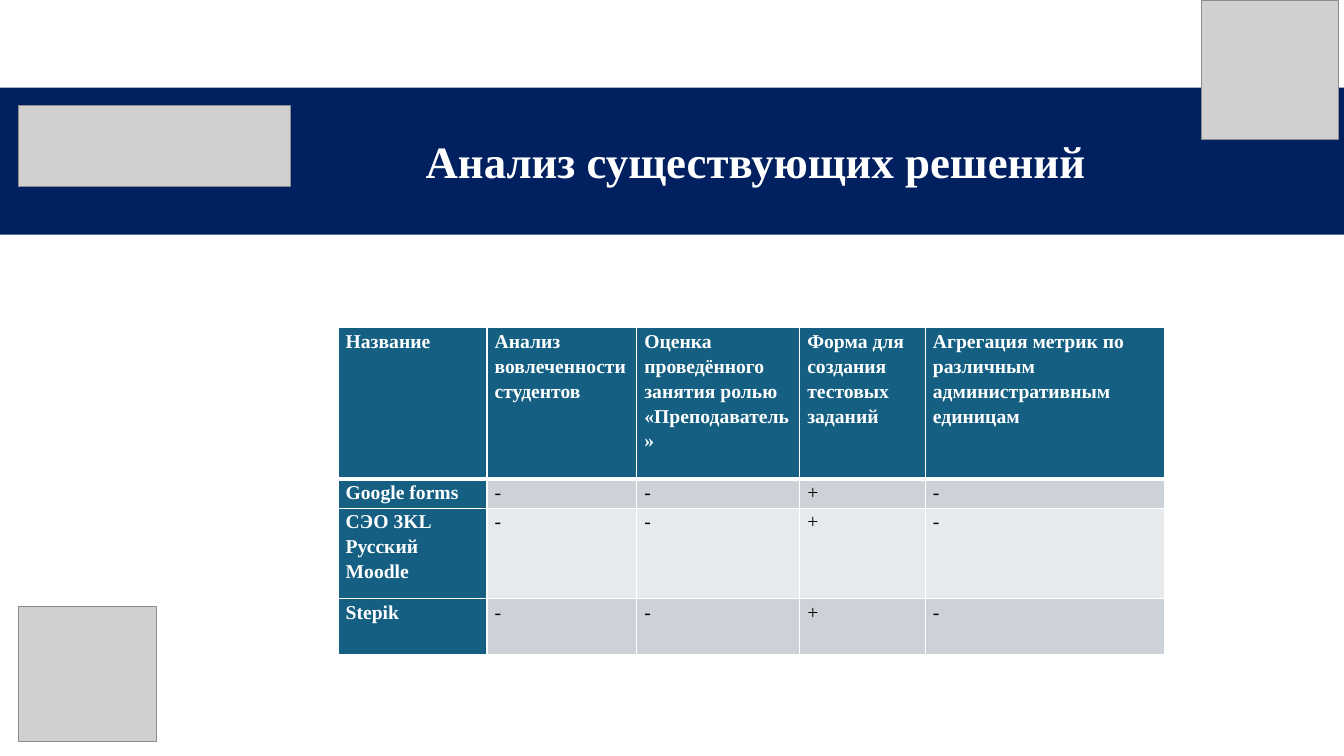
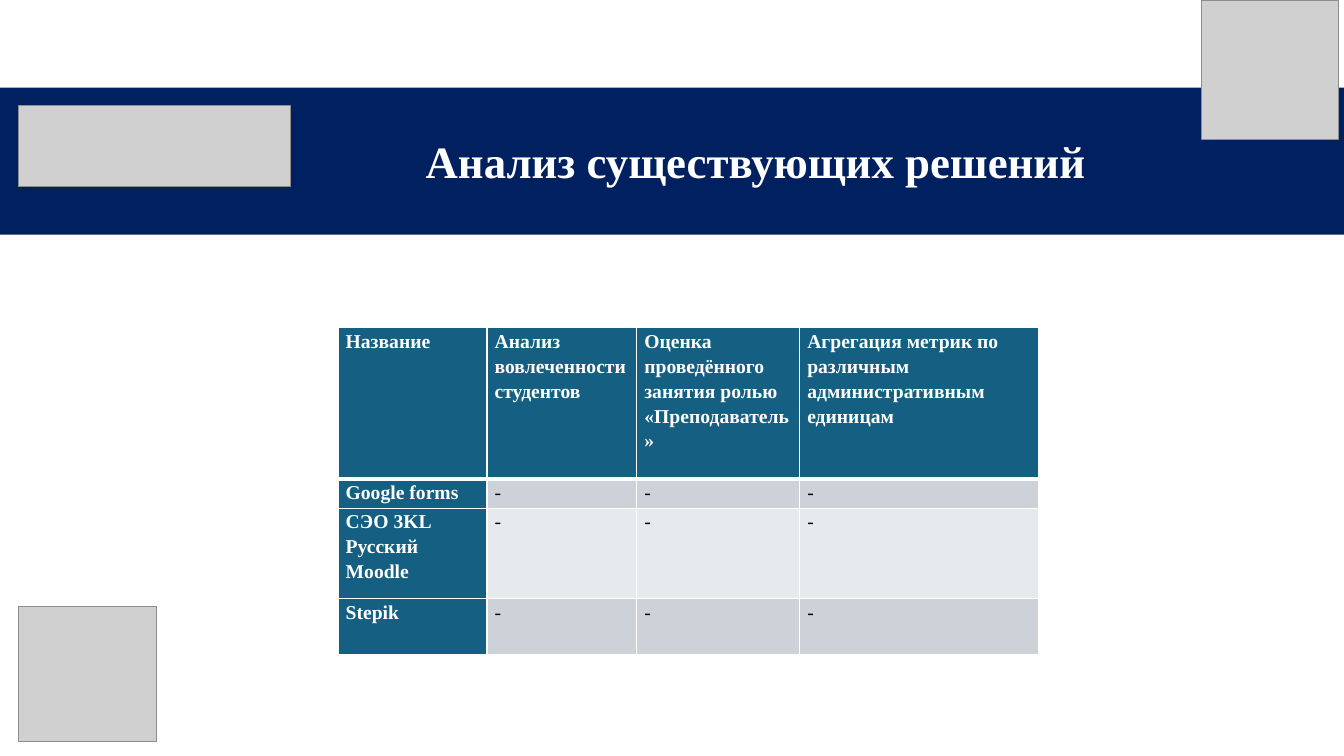
Before and after one commit to Manysleeplover/rate-please-stankin, a slide deck: slide 4 of Романов И.О. АИТ Презентация.pptx. Drawn at 1344x756 pixels with LibreOffice and Linux fonts; fonts in the diff are those of the drawing; grey boxes stand for pictures. Boxes give left, top, right and bottom in pixels: in the first picture for what was removed or moved away, otherwise in the second. Text is boxed around its words. In the diff, an @@ line names an element or a change of style, - is before the commit and + after.

Commit message:
Дополнил презентацию статьи

```diff
--- a/Романов И.О. АИТ Презентация.pptx
+++ b/Романов И.О. АИТ Презентация.pptx
@@ table at (338, 328, 1040, 655) @@
-column 4: Форма для создания тестовых заданий | + | + | +
@@ table: place and size @@
-table at (338, 328, 1166, 655)
+table at (338, 328, 1040, 655)
```
